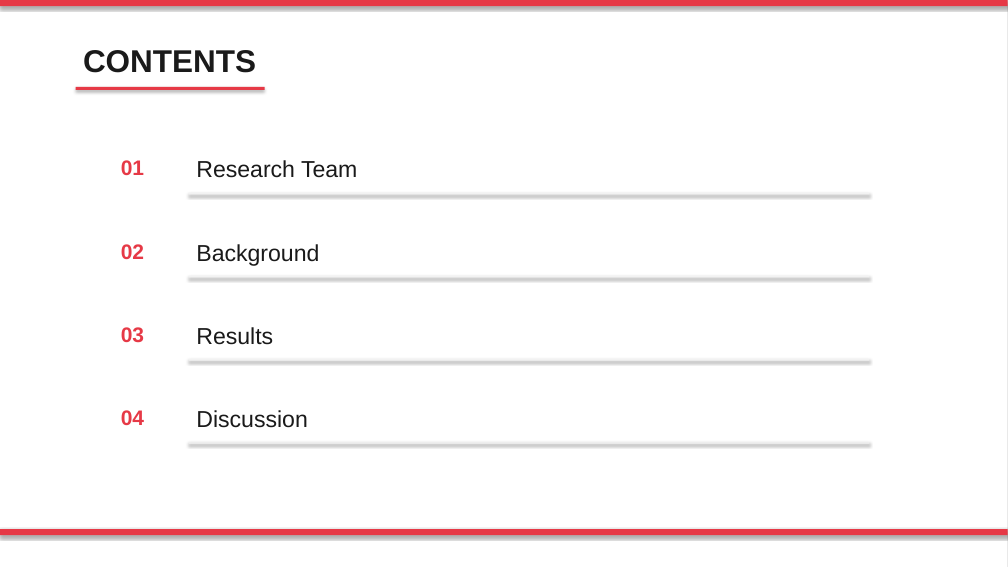
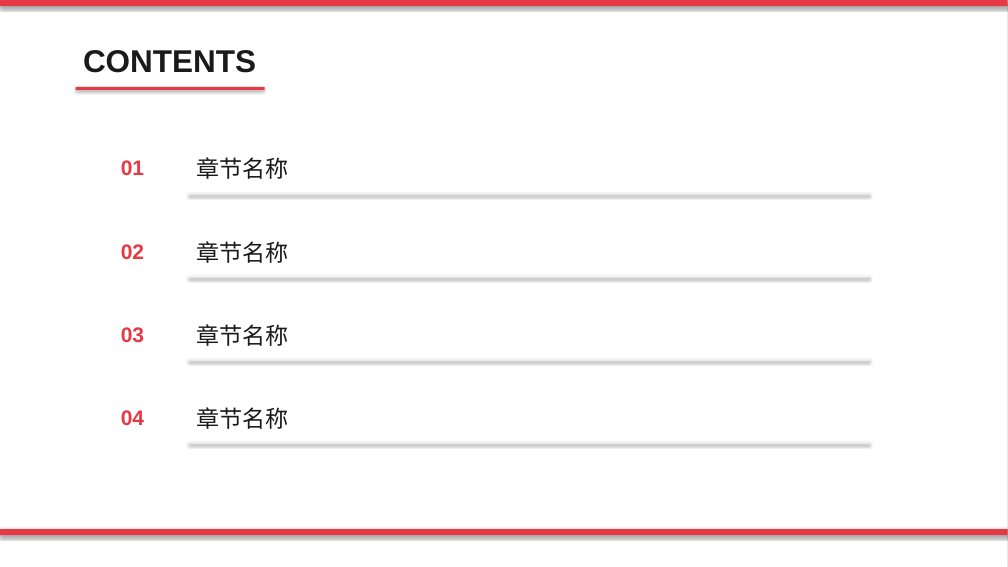
Before and after one commit to moonstarWng/PaperDeck, a slide deck: slide 2 of demo/demo2/template.pptx. Drawn at 1008x567 pixels with LibreOffice and Linux fonts; fonts in the diff are those of the drawing. Boxes give left, top, right and bottom in pixels: in the first picture for what was removed or moved away, otherwise in the second. Text is boxed around its words. In the diff, an @@ line names an element or a change of style, - is before the commit and + after.

```diff
--- a/demo/demo2/template.pptx
+++ b/demo/demo2/template.pptx
@@ text at box(196, 157, 288, 179): text changed @@
-Research Team
+章节名称
@@ text at box(196, 241, 288, 263): text changed @@
-Background
+章节名称
@@ text at box(196, 324, 288, 346): text changed @@
-Results
+章节名称
@@ text at box(196, 407, 288, 429): text changed @@
-Discussion
+章节名称
```
Also in this commit, not shown: 2 other slides changed, 4 slides removed, 4 other files.
